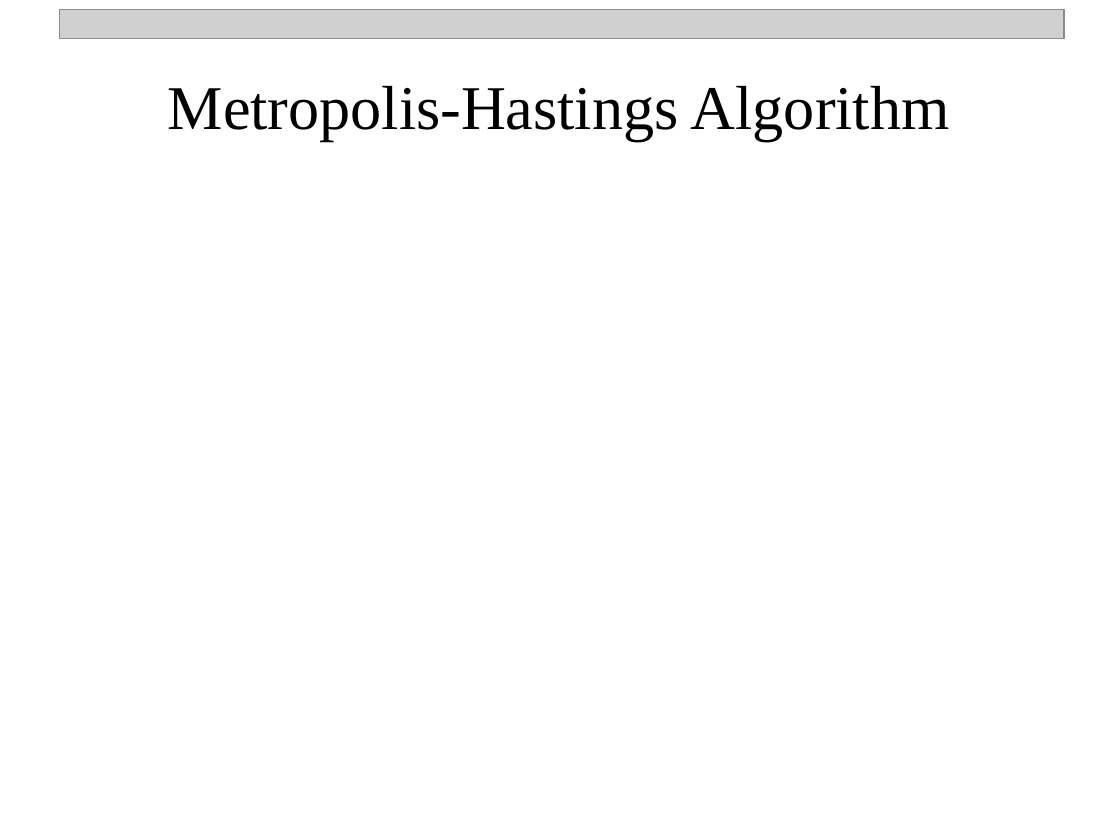
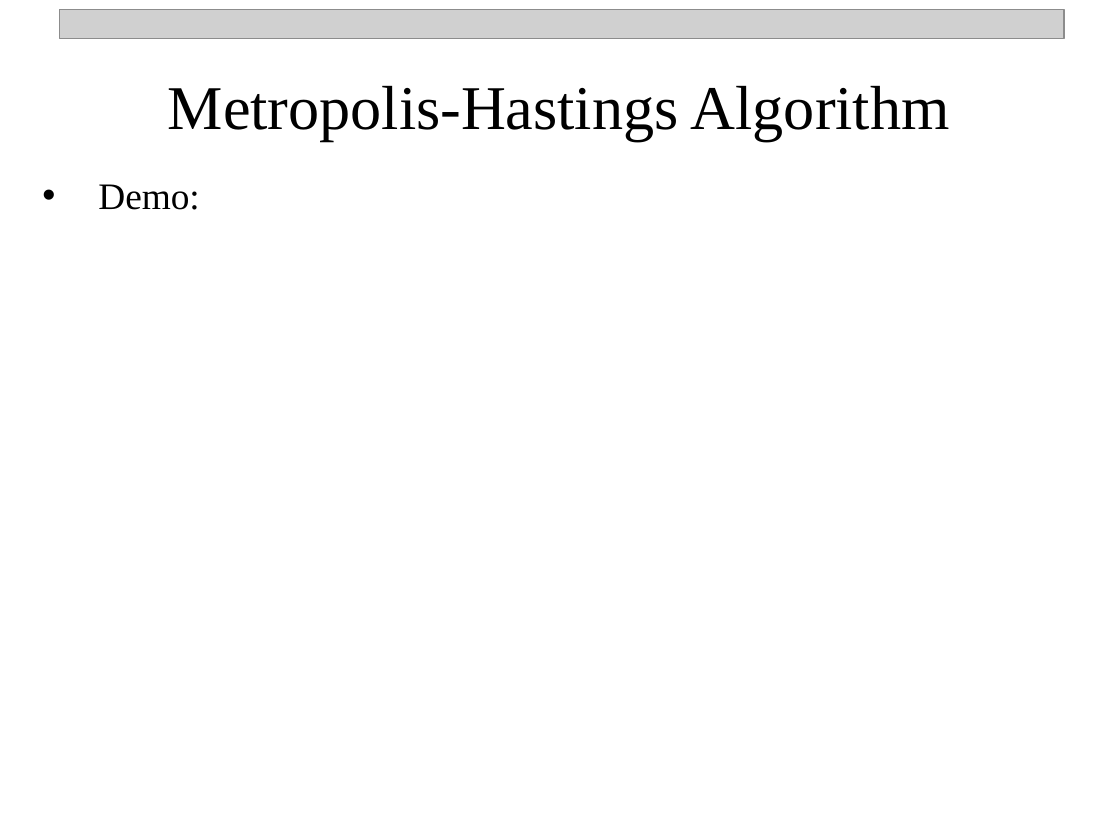
Before and after one commit to npetraco/MAT302, a slide deck: slide 22 of Notes/5_Intro_to_basic_parametric_bayesian_inference.pptx (slide 18 before the commit). Drawn at 1120x840 pixels with LibreOffice and Linux fonts; fonts in the diff are those of the drawing; grey boxes stand for pictures. Boxes give left, top, right and bottom in pixels: in the first picture for what was removed or moved away, otherwise in the second. Text is boxed around its words. In the diff, an @@ line names an element or a change of style, - is before the commit and + after.

Commit message:
update

```diff
--- a/Notes/5_Intro_to_basic_parametric_bayesian_inference.pptx
+++ b/Notes/5_Intro_to_basic_parametric_bayesian_inference.pptx
@@ text added at [98,184,200,210], 24 pt, text #000000 @@
+• Demo:
```
Also in this commit, not shown: 4 slides added.
